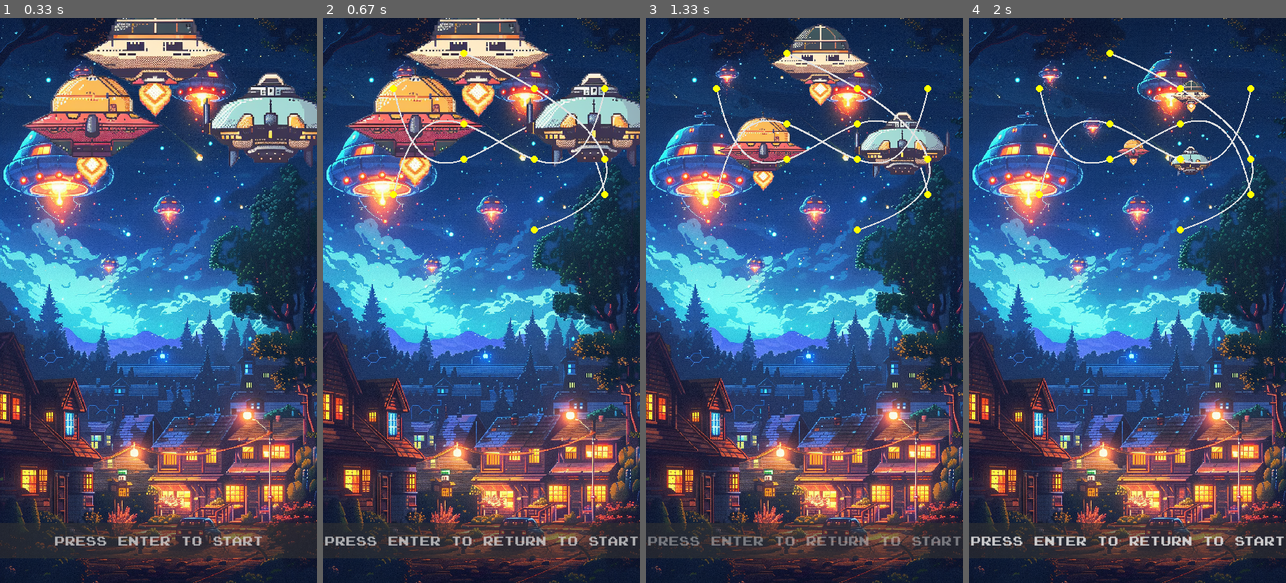
Above: before the commit, frames 1-4 (left to right).
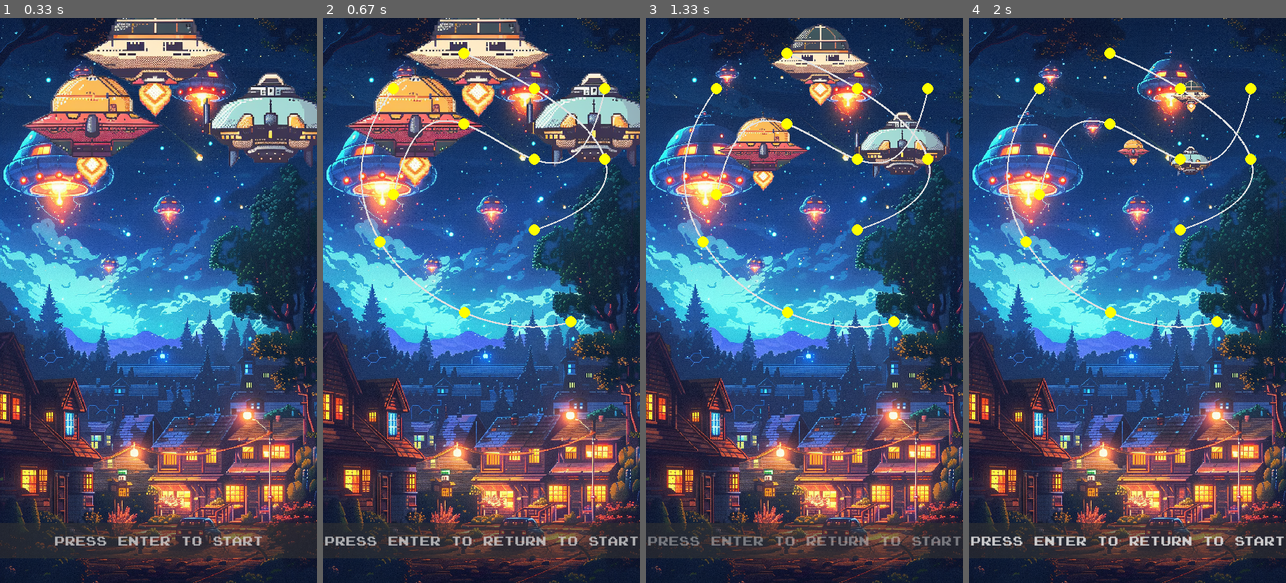
Above: after the commit, the same moments.

Repository: aviosipov/sb-ai-vision-demo
Game: pygame game, started from pygame-demos/falling_shapes.py
Same seed, same stepped clock (60 frames per second), same inputs: the game is played once before the commit and once after it.
Inputs (mouse positions are in pixels of both pictures, inside the frame that each line leads up to):
- Up to frame 1 (0.33 s): no input
- Up to frame 2 (0.67 s): tap E at 0.33 s
- Up to frame 3 (1.33 s): hold R 0.67-1.13 s; hold Right 0.67-1.13 s; move the mouse to (814, 470) at 0.7 s; tap S at 1.17 s
- Up to frame 4 (2 s): press the mouse at (1007, 119) at 1.53 s; move the mouse to (1086, 193) at 1.63 s; release the mouse at (1165, 260) at 1.77 s

Frame 1 is identical in both runs. In frame 2, 1.0% of the frame differs, in the area x 11-91%, y 5-55%; in frame 3, 1.0%; in frame 4, 1.1%.

Commit message:
Add animation_data.json and implement save/load animations

Diff:
--- /dev/null
+++ b/pygame-demos/animation_data.json
@@ -0,0 +1 @@
+[{"path": [[100, 100], [81, 317], [201, 417], [352, 430]], "times": [0, 1000, 2000, 3000], "duration": 3000}, {"path": [[400, 100], [300, 200], [200, 150], [100, 250]], "times": [0, 1500, 2500, 3500], "duration": 3500}, {"path": [[200, 50], [300, 100], [400, 200], [300, 300]], "times": [0, 1200, 2200, 3200], "duration": 3200}]
--- a/pygame-demos/scenes/animation_editor.py
+++ b/pygame-demos/scenes/animation_editor.py
@@ -10,12 +10,15 @@
 from shared.scene_utils import handle_scene_restart
 from scipy.interpolate import splprep, splev
 from shared.path_utils import create_smooth_path
-
+import json
 
 class AnimationEditor(Scene):
     def __init__(self, screen):
         super().__init__(screen)
         self.screen = screen
+
+        self.screen = pygame.display.set_mode((settings.SCREEN_WIDTH, settings.SCREEN_HEIGHT))
+
         self.background_image = pygame.image.load('assets/start_game/game-intro.png')
         self.background = pygame.transform.scale(self.background_image, (settings.SCREEN_WIDTH, settings.SCREEN_HEIGHT))
         self.breathing_duration = 1200
@@ -25,6 +28,34 @@
         self.selected_animation = 0
         self.editing_mode = False
         self.waypoints = []
+        self.dragged_waypoint = None
+        self.load_animations()
+
+
+    def save_animations(self):
+        animation_data = []
+        for animation in self.spaceship_animations:
+            animation_data.append({
+                "path": animation.path.tolist(),
+                "times": animation.times.tolist(),
+                "duration": animation.duration
+            })
+
+        with open("animation_data.json", "w") as file:
+            json.dump(animation_data, file)
+
+    def load_animations(self):
+        try:
+            with open("animation_data.json", "r") as file:
+                animation_data = json.load(file)
+
+            for i, data in enumerate(animation_data):
+                self.spaceship_animations[i].path = np.array(data["path"])
+                self.spaceship_animations[i].times = np.array(data["times"])
+                self.spaceship_animations[i].duration = data["duration"]
+                self.spaceship_animations[i].smooth_path = create_smooth_path(self.spaceship_animations[i].path)
+        except FileNotFoundError:
+            pass
 
 
     def create_spaceship_animations(self):
@@ -76,9 +107,39 @@
                 self.selected_animation = (self.selected_animation - 1) % len(self.spaceship_animations)
             elif event.key == pygame.K_RIGHT:
                 self.selected_animation = (self.selected_animation + 1) % len(self.spaceship_animations)
+            elif event.key == pygame.K_s:
+                self.save_animations()
+            elif event.key == pygame.K_r:
+                self.load_animations()
         elif event.type == pygame.MOUSEBUTTONDOWN:
             if self.editing_mode:
-                self.add_waypoint(event.pos)
+                if event.button == 1:  # Left mouse button
+                    self.start_dragging_waypoint(event.pos)
+                    if self.dragged_waypoint is None:
+                        self.add_waypoint(event.pos)
+        elif event.type == pygame.MOUSEBUTTONUP:
+            if event.button == 1:  # Left mouse button
+                self.stop_dragging_waypoint()
+        elif event.type == pygame.MOUSEMOTION:
+            if self.dragged_waypoint is not None:
+                self.drag_waypoint(event.pos)
+
+
+    def start_dragging_waypoint(self, pos):
+        animation = self.spaceship_animations[self.selected_animation]
+        distances = np.linalg.norm(animation.path - pos, axis=1)
+        nearest_index = np.argmin(distances)
+
+        if distances[nearest_index] <= 10:  # Adjust the threshold as needed
+            self.dragged_waypoint = nearest_index
+
+    def stop_dragging_waypoint(self):
+        self.dragged_waypoint = None
+
+    def drag_waypoint(self, pos):
+        animation = self.spaceship_animations[self.selected_animation]
+        animation.path[self.dragged_waypoint] = pos
+        animation.smooth_path = create_smooth_path(animation.path)
 
     def update(self, dt):
         self.breathing_timer = (self.breathing_timer + dt * 1000) % self.breathing_duration
@@ -121,6 +182,7 @@
         self.spaceship_animations[self.selected_animation].path = np.append(self.spaceship_animations[self.selected_animation].path, [pos], axis=0)
         self.spaceship_animations[self.selected_animation].smooth_path = create_smooth_path(self.spaceship_animations[self.selected_animation].path)  # Update the smooth_path attribute
 
+
     def update_animation_path(self):
         self.smooth_path = self.create_smooth_path(self.path)  # Assuming create_smooth_path is your spline generation method
 
@@ -135,8 +197,6 @@
         else:
             return path
 
-
-
     def draw_path(self, animation_index):
         animation = self.spaceship_animations[animation_index]
         if len(animation.path) >= 2:
@@ -145,4 +205,4 @@
     def draw_waypoints(self, animation_index):
         animation = self.spaceship_animations[animation_index]
         for waypoint in animation.path:
-            pygame.draw.circle(self.screen, settings.YELLOW, waypoint, 5)
+            pygame.draw.circle(self.screen, settings.YELLOW, waypoint, 8)
